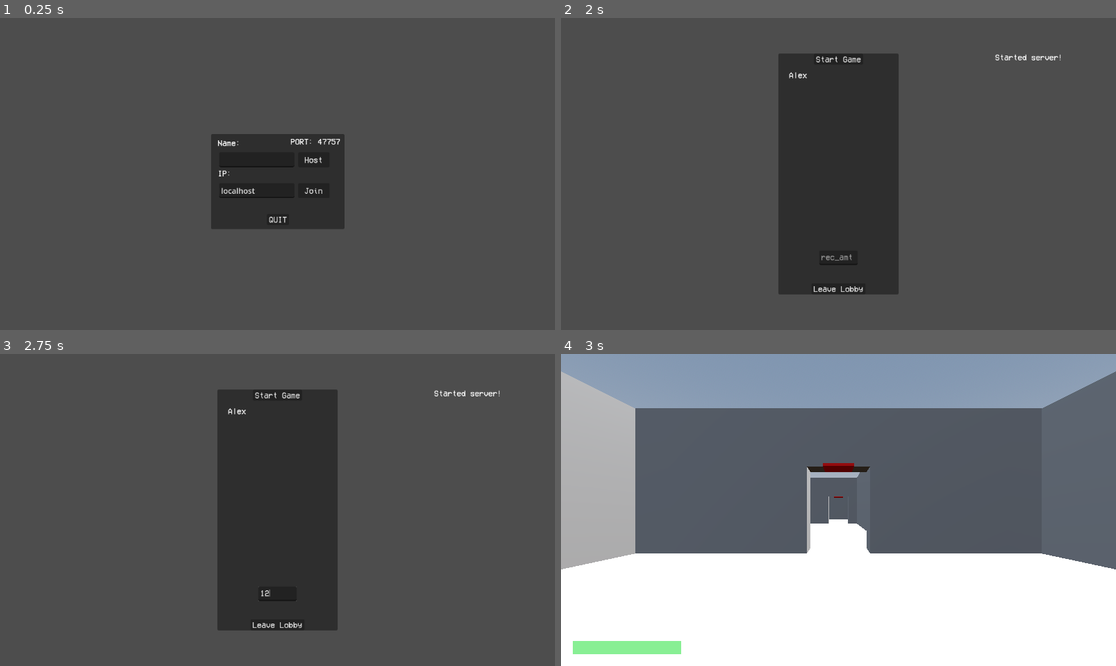
Above: before the commit, frames 1-4 (two rows, left to right).
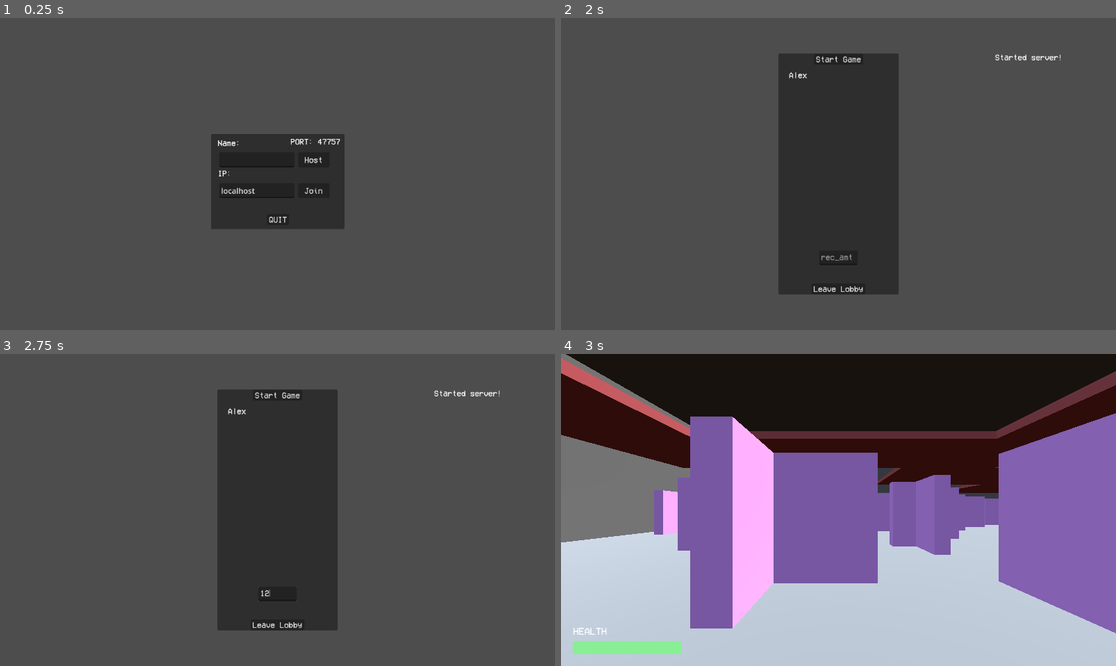
Above: after the commit, the same moments.

Repository: ts-scik/goop-gun
Game: Godot game, scene res://Prefabs/main_scene.tscn
Two runs of this game, one before a commit and one after it. Both use one fixed random seed, a clock stepped at 60 frames per second and the inputs below. The engine's default icon, where the game draws it, is replaced by a stand-in: a white triangle on a blue panel in a dark square.
Inputs (mouse positions are in pixels of both pictures, inside the frame that each line leads up to):
- Up to frame 1 (0.25 s): no input
- Up to frame 2 (2 s): click (816, 158) at 0.52 s; type "Alex" at 0.6 s; click "Host" at 1.25 s
- Up to frame 3 (2.75 s): click (277, 594) at 2.02 s; type "12" at 2.1 s
- Up to frame 4 (3 s): click "Start Game" at 2.75 s

Frames 1-3 are identical in both runs. In frame 4, 99% of the frame differs, in the area x 0-100%, y 0-100%.

Commit message:
added warehouse map, vertical rooms

Diff:
--- /dev/null
+++ b/Prefabs/Level/Rooms/Resources/rm_07.tres
@@ -0,0 +1,10 @@
+[gd_resource type="Resource" script_class="RoomData" load_steps=2 format=3 uid="uid://5i1jjf1afk0l"]
+
+[ext_resource type="Script" uid="uid://de0qtj4ldm061" path="res://Prefabs/Level/Rooms/Resources/room_data.gd" id="1_qr0n3"]
+
+[resource]
+script = ExtResource("1_qr0n3")
+Name = "rm_07-end-stairwell"
+Cells = [[Vector3i(0, 0, 0), [2, 2, 1, 2]], [Vector3i(0, 1, 0), [2, 2, 1, 2]]]
+CW_Rotations = Array[int]([0])
+metadata/_custom_type_script = "uid://de0qtj4ldm061"
--- /dev/null
+++ b/Prefabs/Level/Rooms/Resources/rm_08.tres
@@ -0,0 +1,11 @@
+[gd_resource type="Resource" script_class="RoomData" load_steps=2 format=3 uid="uid://c52asdhywp4gv"]
+
+[ext_resource type="Script" uid="uid://de0qtj4ldm061" path="res://Prefabs/Level/Rooms/Resources/room_data.gd" id="1_st8yo"]
+
+[resource]
+script = ExtResource("1_st8yo")
+Name = "rm_08-warehouse"
+Origin = Vector3i(1, 0, 1)
+Cells = [[Vector3i(1, 0, 1), [1, 2, 2, 1]], [Vector3i(1, 0, 0), [2, 2, 2, 2]], [Vector3i(1, 0, -1), [2, 2, 2, 2]], [Vector3i(0, 0, 1), [2, 2, 2, 2]], [Vector3i(0, 0, 0), [2, 2, 2, 2]], [Vector3i(0, 0, -1), [2, 2, 2, 2]], [Vector3i(-1, 0, 1), [2, 2, 2, 2]], [Vector3i(-1, 0, 0), [2, 1, 2, 2]], [Vector3i(-1, 0, -1), [2, 2, 1, 2]]]
+CW_Rotations = Array[int]([0, 2])
+metadata/_custom_type_script = "uid://de0qtj4ldm061"
--- a/Prefabs/Level/Rooms/Scenes/rm_01-cross.tscn
+++ b/Prefabs/Level/Rooms/Scenes/rm_01-cross.tscn
@@ -26,7 +26,6 @@
 
 [node name="cieling" type="CSGBox3D" parent="RoomCombiner"]
 transform = Transform3D(1, 0, 0, 0, 1, 0, 0, 0, 1, 0, 5.25, 0)
-visible = false
 size = Vector3(15, 0.5, 15)
 
 [node name="wall_W" type="CSGCombiner3D" parent="RoomCombiner"]
--- a/Prefabs/Level/Rooms/Scenes/rm_02-hall.tscn
+++ b/Prefabs/Level/Rooms/Scenes/rm_02-hall.tscn
@@ -8,9 +8,8 @@
 [sub_resource type="BoxMesh" id="BoxMesh_nrgi7"]
 material = SubResource("StandardMaterial3D_vbawm")
 
-[node name="Rm02Hallway" type="Node3D" node_paths=PackedStringArray("PlayerSpawns")]
+[node name="Rm02Hallway" type="Node3D"]
 script = ExtResource("1_a5ewo")
-PlayerSpawns = [NodePath("PlayerSpawns/PlayerSpawn")]
 
 [node name="MeshInstance3D" type="MeshInstance3D" parent="."]
 transform = Transform3D(1, 0, 0, 0, 0.099999964, 0, 0, 0, 1, 0, 2.95, -7)
@@ -25,7 +24,6 @@
 
 [node name="cieling" type="CSGBox3D" parent="RoomCombiner"]
 transform = Transform3D(1, 0, 0, 0, 1, 0, 0, 0, 1, 0, 5.25, 0)
-visible = false
 size = Vector3(15, 0.5, 15)
 
 [node name="wall_W" type="CSGCombiner3D" parent="RoomCombiner"]
@@ -65,7 +63,3 @@
 transform = Transform3D(1, 0, 0, 0, 1, 0, 0, 0, 1, 0, 1.5, 0)
 operation = 2
 size = Vector3(0.5, 3, 2.2)
-
-[node name="PlayerSpawns" type="Node3D" parent="."]
-
-[node name="PlayerSpawn" type="Marker3D" parent="PlayerSpawns"]
--- a/Prefabs/Level/Rooms/Scenes/rm_03-L-turn.tscn
+++ b/Prefabs/Level/Rooms/Scenes/rm_03-L-turn.tscn
@@ -8,9 +8,8 @@
 [sub_resource type="BoxMesh" id="BoxMesh_7lld6"]
 material = SubResource("StandardMaterial3D_178ac")
 
-[node name="Rm03Lturn" type="Node3D" node_paths=PackedStringArray("PlayerSpawns")]
+[node name="Rm03Lturn" type="Node3D"]
 script = ExtResource("1_714ec")
-PlayerSpawns = [NodePath("PlayerSpawns/PlayerSpawn")]
 
 [node name="MeshInstance3D" type="MeshInstance3D" parent="."]
 transform = Transform3D(1, 0, 0, 0, 0.099999964, 0, 0, 0, 1, 0, 2.95, -7)
@@ -25,7 +24,6 @@
 
 [node name="cieling" type="CSGBox3D" parent="RoomCombiner"]
 transform = Transform3D(1, 0, 0, 0, 1, 0, 0, 0, 1, 0, 5.25, 0)
-visible = false
 size = Vector3(15, 0.5, 15)
 
 [node name="wall_W" type="CSGCombiner3D" parent="RoomCombiner"]
@@ -65,7 +63,3 @@
 [node name="wall" type="CSGBox3D" parent="RoomCombiner/wall_N"]
 transform = Transform3D(1, 0, 0, 0, 1, 0, 0, 0, 1, -2.5, 2.5, 1.09278474e-07)
 size = Vector3(5.5, 5, 15)
-
-[node name="PlayerSpawns" type="Node3D" parent="."]
-
-[node name="PlayerSpawn" type="Marker3D" parent="PlayerSpawns"]
--- a/Prefabs/Level/Rooms/Scenes/rm_04-T-connector.tscn
+++ b/Prefabs/Level/Rooms/Scenes/rm_04-T-connector.tscn
@@ -8,9 +8,8 @@
 [sub_resource type="BoxMesh" id="BoxMesh_7lld6"]
 material = SubResource("StandardMaterial3D_178ac")
 
-[node name="Rm04TConnector" type="Node3D" node_paths=PackedStringArray("PlayerSpawns")]
+[node name="Rm04TConnector" type="Node3D"]
 script = ExtResource("1_bqbxi")
-PlayerSpawns = [NodePath("PlayerSpawns/PlayerSpawn")]
 
 [node name="MeshInstance3D" type="MeshInstance3D" parent="."]
 transform = Transform3D(1, 0, 0, 0, 0.099999964, 0, 0, 0, 1, 0, 2.95, -7)
@@ -25,7 +24,6 @@
 
 [node name="cieling" type="CSGBox3D" parent="RoomCombiner"]
 transform = Transform3D(1, 0, 0, 0, 1, 0, 0, 0, 1, 0, 5.25, 0)
-visible = false
 size = Vector3(15, 0.5, 15)
 
 [node name="wall_W" type="CSGCombiner3D" parent="RoomCombiner"]
@@ -70,7 +68,3 @@
 [node name="wall" type="CSGBox3D" parent="RoomCombiner/wall_N"]
 transform = Transform3D(1, 0, 0, 0, 1, 0, 0, 0, 1, -2.5, 2.5, 1.09278474e-07)
 size = Vector3(5.5, 5, 15)
-
-[node name="PlayerSpawns" type="Node3D" parent="."]
-
-[node name="PlayerSpawn" type="Marker3D" parent="PlayerSpawns"]
--- a/Prefabs/Level/Rooms/Scenes/rm_06-big-L-turn.tscn
+++ b/Prefabs/Level/Rooms/Scenes/rm_06-big-L-turn.tscn
@@ -20,7 +20,6 @@
 use_collision = true
 
 [node name="CielContainer" type="CSGCombiner3D" parent="RoomCombiner"]
-visible = false
 
 [node name="cieling" type="CSGBox3D" parent="RoomCombiner/CielContainer"]
 transform = Transform3D(1, 0, 0, 0, 1, 0, 0, 0, 1, 0, 5.25, -15)
--- /dev/null
+++ b/Prefabs/Level/Rooms/Scenes/rm_07-end-stairwell.tscn
@@ -0,0 +1,94 @@
+[gd_scene load_steps=4 format=3 uid="uid://bgu1ykpmr78m2"]
+
+[ext_resource type="Script" uid="uid://07gywnyf8aq6" path="res://Prefabs/Level/room.gd" id="1_h16g4"]
+
+[sub_resource type="StandardMaterial3D" id="StandardMaterial3D_vbawm"]
+albedo_color = Color(1, 0, 0, 1)
+
+[sub_resource type="BoxMesh" id="BoxMesh_nrgi7"]
+material = SubResource("StandardMaterial3D_vbawm")
+
+[node name="Rm07SEndStairwell" type="Node3D" node_paths=PackedStringArray("PlayerSpawns")]
+script = ExtResource("1_h16g4")
+PlayerSpawns = [NodePath("PlayerSpawns/PlayerSpawn")]
+
+[node name="MeshInstance3D" type="MeshInstance3D" parent="."]
+transform = Transform3D(1, 0, 0, 0, 0.099999964, 0, 0, 0, 1, 0, 2.95, -7)
+mesh = SubResource("BoxMesh_nrgi7")
+
+[node name="RoomCombiner" type="CSGCombiner3D" parent="."]
+use_collision = true
+
+[node name="cieling" type="CSGBox3D" parent="RoomCombiner"]
+transform = Transform3D(1, 0, 0, 0, 1, 0, 0, 0, 1, 0, 15.25, 0)
+size = Vector3(15, 0.5, 15)
+
+[node name="floor" type="CSGBox3D" parent="RoomCombiner"]
+transform = Transform3D(1, 0, 0, 0, 1, 0, 0, 0, 1, 0, -0.25, 0)
+size = Vector3(15, 0.5, 15)
+
+[node name="Stairs" type="CSGCombiner3D" parent="RoomCombiner"]
+transform = Transform3D(1, 0, 0, 0, 1, 0, 0, 0, 1, 5, 0, 0)
+
+[node name="stair" type="CSGBox3D" parent="RoomCombiner/Stairs"]
+transform = Transform3D(1, 0, 0, 0, 1, 0, 0, 0, 1, 0, 5, 0.75)
+size = Vector3(4, 10, 12.5)
+
+[node name="stairsub" type="CSGBox3D" parent="RoomCombiner/Stairs"]
+transform = Transform3D(1, 0, 0, 0, 0.7071067, 0.7071067, 0, -0.7071067, 0.7071067, 0, 7.464, -2.138)
+operation = 2
+size = Vector3(4, 7.9, 15.5)
+
+[node name="wall_W" type="CSGCombiner3D" parent="RoomCombiner"]
+transform = Transform3D(1, 0, 0, 0, 1, 0, 0, 0, 1, 4.05, 0, 0)
+
+[node name="wall" type="CSGBox3D" parent="RoomCombiner/wall_W"]
+transform = Transform3D(1, 0, 0, 0, 1, 0, 0, 0, 1, 3.1999998, 7.5, 0)
+size = Vector3(0.5, 15, 15)
+
+[node name="wall_E" type="CSGCombiner3D" parent="RoomCombiner"]
+transform = Transform3D(-1, 0, -8.742278e-08, 0, 1, 0, 8.742278e-08, 0, -1, -4.0499997, 0, 0)
+
+[node name="wall" type="CSGBox3D" parent="RoomCombiner/wall_E"]
+transform = Transform3D(1, 0, 0, 0, 1, 0, 0, 0, 1, 3.2, 7.5, 0)
+size = Vector3(0.5, 15, 15)
+
+[node name="wall_S" type="CSGCombiner3D" parent="RoomCombiner"]
+transform = Transform3D(-4.371139e-08, 0, 1, 0, 1, 0, -1, 0, -4.371139e-08, 0, 0, -7.25)
+
+[node name="wall" type="CSGBox3D" parent="RoomCombiner/wall_S"]
+transform = Transform3D(1, 0, 0, 0, 1, 0, 0, 0, 1, 0, 7.499999, 0)
+size = Vector3(0.5, 15, 14)
+
+[node name="doorway" type="CSGBox3D" parent="RoomCombiner/wall_S"]
+transform = Transform3D(1, 0, 0, 0, 1, 0, 0, 0, 1, 0, 1.5, 0)
+operation = 2
+size = Vector3(0.5, 3, 2.2)
+
+[node name="doorway2" type="CSGBox3D" parent="RoomCombiner/wall_S"]
+transform = Transform3D(1, 0, 0, 0, 1, 0, 0, 0, 1, 0, 11.5, 0)
+operation = 2
+size = Vector3(0.5, 3, 2.2)
+
+[node name="wall_N" type="CSGCombiner3D" parent="RoomCombiner"]
+transform = Transform3D(-4.371139e-08, 0, -1, 0, 1, 0, 1, 0, -4.371139e-08, 0, 0, 7.25)
+
+[node name="wall" type="CSGBox3D" parent="RoomCombiner/wall_N"]
+transform = Transform3D(1, 0, 0, 0, 1, 0, 0, 0, 1, 0, 7.5, 0)
+size = Vector3(0.5, 15, 14)
+
+[node name="midfloor" type="CSGCombiner3D" parent="RoomCombiner"]
+transform = Transform3D(1, 0, 0, 0, 1, 0, 0, 0, 1, 0, 10, 0)
+
+[node name="floor2" type="CSGBox3D" parent="RoomCombiner/midfloor"]
+transform = Transform3D(1, 0, 0, 0, 1, 0, 0, 0, 1, 0, -0.25, 0)
+size = Vector3(14, 0.5, 14)
+
+[node name="floorhole" type="CSGBox3D" parent="RoomCombiner/midfloor"]
+transform = Transform3D(1, 0, 0, 0, 1, 0, 0, 0, 1, 5, -0.5, 2.5)
+operation = 2
+size = Vector3(4, 1, 9)
+
+[node name="PlayerSpawns" type="Node3D" parent="."]
+
+[node name="PlayerSpawn" type="Marker3D" parent="PlayerSpawns"]
--- /dev/null
+++ b/Prefabs/Level/Rooms/Scenes/rm_08-warehouse.tscn
@@ -0,0 +1,110 @@
+[gd_scene load_steps=4 format=3 uid="uid://d4g7iah74oid1"]
+
+[ext_resource type="PackedScene" uid="uid://0d4aof4spj0p" path="res://Prefabs/Level/warehouse_csg.tscn" id="1_55axm"]
+[ext_resource type="Script" uid="uid://07gywnyf8aq6" path="res://Prefabs/Level/room.gd" id="1_ni0dq"]
+
+[sub_resource type="StandardMaterial3D" id="StandardMaterial3D_bvki4"]
+albedo_color = Color(0.389287, 0.389287, 0.389287, 1)
+
+[node name="Rm08Warehouse" type="Node3D" node_paths=PackedStringArray("PlayerSpawns", "BarrelSpawns")]
+script = ExtResource("1_ni0dq")
+PlayerSpawns = [NodePath("PlayerSpawns/PlayerSpawn"), NodePath("PlayerSpawns/PlayerSpawn2"), NodePath("PlayerSpawns/PlayerSpawn3")]
+BarrelSpawns = [NodePath("BarrelSpawns/BarrelSpawn")]
+
+[node name="WarehouseCSG" parent="." instance=ExtResource("1_55axm")]
+transform = Transform3D(1, 0, 0, 0, 1, 0, 0, 0, 1, 10, 0, 10)
+
+[node name="boundary" type="CSGCombiner3D" parent="."]
+use_collision = true
+
+[node name="exterior" type="CSGCombiner3D" parent="boundary"]
+
+[node name="floor" type="CSGBox3D" parent="boundary/exterior"]
+transform = Transform3D(1, 0, 0, 0, 1, 0, 0, 0, 1, 0, -0.25, 0)
+size = Vector3(45, 0.5, 45)
+material = SubResource("StandardMaterial3D_bvki4")
+
+[node name="wall_N_combiner" type="CSGCombiner3D" parent="boundary/exterior"]
+transform = Transform3D(1, 0, 0, 0, 1, 0, 0, 0, 1, 0, 0, 22.25)
+
+[node name="wall_N" type="CSGBox3D" parent="boundary/exterior/wall_N_combiner"]
+transform = Transform3D(1, 0, 0, 0, 1, 0, 0, 0, 1, 0, 4.8, 0)
+size = Vector3(45, 9.6, 0.5)
+material = SubResource("StandardMaterial3D_bvki4")
+
+[node name="doorway" type="CSGBox3D" parent="boundary/exterior/wall_N_combiner"]
+transform = Transform3D(-4.371139e-08, 0, -1, 0, 1, 0, 1, 0, -4.371139e-08, 15, 1.5, 0)
+operation = 2
+size = Vector3(0.7, 3, 2.2)
+
+[node name="wall_W_combiner" type="CSGCombiner3D" parent="boundary/exterior"]
+transform = Transform3D(1, 0, 0, 0, 1, 0, 0, 0, 1, 22.25, 0, 0)
+
+[node name="wall_W" type="CSGBox3D" parent="boundary/exterior/wall_W_combiner"]
+transform = Transform3D(1, 0, 0, 0, 1, 0, 0, 0, 1, 0, 4.8, 0)
+size = Vector3(0.5, 9.6, 44)
+material = SubResource("StandardMaterial3D_bvki4")
+
+[node name="doorway" type="CSGBox3D" parent="boundary/exterior/wall_W_combiner"]
+transform = Transform3D(-4.371139e-08, 0, -1, 0, 1, 0, 1, 0, -4.371139e-08, 0, 1.5, 15)
+operation = 2
+size = Vector3(2.2, 3, 0.7)
+
+[node name="wall_S_combiner" type="CSGCombiner3D" parent="boundary/exterior"]
+transform = Transform3D(1, 0, 0, 0, 1, 0, 0, 0, 1, 0, 0, -22.25)
+
+[node name="wall_S" type="CSGBox3D" parent="boundary/exterior/wall_S_combiner"]
+transform = Transform3D(1, 0, 0, 0, 1, 0, 0, 0, 1, 0, 4.8, 0)
+size = Vector3(45, 9.6, 0.5)
+material = SubResource("StandardMaterial3D_bvki4")
+
+[node name="doorway" type="CSGBox3D" parent="boundary/exterior/wall_S_combiner"]
+transform = Transform3D(-4.371139e-08, 0, -1, 0, 1, 0, 1, 0, -4.371139e-08, -15, 1.5, 0)
+operation = 2
+size = Vector3(0.7, 3, 2.2)
+
+[node name="wall_E_combiner" type="CSGCombiner3D" parent="boundary/exterior"]
+transform = Transform3D(1, 0, 0, 0, 1, 0, 0, 0, 1, -22.25, 0, 0)
+
+[node name="wall_E" type="CSGBox3D" parent="boundary/exterior/wall_E_combiner"]
+transform = Transform3D(1, 0, 0, 0, 1, 0, 0, 0, 1, 0, 4.8, 0)
+size = Vector3(0.5, 9.6, 44)
+material = SubResource("StandardMaterial3D_bvki4")
+
+[node name="doorway" type="CSGBox3D" parent="boundary/exterior/wall_E_combiner"]
+transform = Transform3D(-4.371139e-08, 0, -1, 0, 1, 0, 1, 0, -4.371139e-08, 0, 1.5, 0)
+operation = 2
+size = Vector3(2.2, 3, 0.7)
+
+[node name="interior" type="CSGCombiner3D" parent="boundary"]
+
+[node name="CSGBox3D" type="CSGBox3D" parent="boundary/interior"]
+transform = Transform3D(1, 0, 0, 0, 1, 0, 0, 0, 1, -17, 3, 5.5000005)
+size = Vector3(10, 6, 1)
+material = SubResource("StandardMaterial3D_bvki4")
+
+[node name="CSGBox3D3" type="CSGBox3D" parent="boundary/interior"]
+transform = Transform3D(1, 0, 0, 0, 1, 0, 0, 0, 1, -5.9, 3, 16)
+size = Vector3(1, 6, 12)
+material = SubResource("StandardMaterial3D_bvki4")
+
+[node name="CSGBox3D2" type="CSGBox3D" parent="boundary/interior"]
+transform = Transform3D(1, 0, 0, 0, 1, 0, 0, 0, 1, 19.999998, 3, -0.49999976)
+size = Vector3(4, 6, 1)
+material = SubResource("StandardMaterial3D_bvki4")
+
+[node name="PlayerSpawns" type="Node3D" parent="."]
+
+[node name="PlayerSpawn" type="Marker3D" parent="PlayerSpawns"]
+transform = Transform3D(0.9659258, 0, -0.25881904, 0, 1, 0, 0.25881904, 0, 0.9659258, 12.4, 0, 5.5000005)
+
+[node name="PlayerSpawn2" type="Marker3D" parent="PlayerSpawns"]
+transform = Transform3D(0.25881895, 0, 0.9659258, 0, 1, 0, -0.9659258, 0, 0.25881895, -2.3000002, 3.5, 6.5000005)
+
+[node name="PlayerSpawn3" type="Marker3D" parent="PlayerSpawns"]
+transform = Transform3D(0.70710677, 0, -0.70710653, 0, 1, 0, 0.70710653, 0, 0.70710677, 14.000001, 3.5, -16.1)
+
+[node name="BarrelSpawns" type="Node3D" parent="."]
+
+[node name="BarrelSpawn" type="Marker3D" parent="BarrelSpawns"]
+transform = Transform3D(1, 0, 0, 0, 1, 0, 0, 0, 1, 5, 3.5000002, 5.6)
--- a/Prefabs/Level/boundary_guide.tscn
+++ b/Prefabs/Level/boundary_guide.tscn
@@ -7,11 +7,34 @@
 
 [sub_resource type="BoxMesh" id="BoxMesh_rj0h7"]
 material = SubResource("StandardMaterial3D_xpn68")
-size = Vector3(15, 15, 15)
+size = Vector3(15, 10, 15)
+
+[sub_resource type="StandardMaterial3D" id="StandardMaterial3D_rj0h7"]
+albedo_color = Color(0, 1, 1, 1)
+
+[sub_resource type="BoxMesh" id="BoxMesh_pbm0x"]
+material = SubResource("StandardMaterial3D_rj0h7")
+size = Vector3(0.5, 3, 2.2)
 
 [node name="BoundaryGuide" type="Node3D"]
 
-[node name="MeshInstance3D" type="MeshInstance3D" parent="."]
-transform = Transform3D(1, 0, 0, 0, 1, 0, 0, 0, 1, 0, 7, 0)
+[node name="box" type="MeshInstance3D" parent="."]
+transform = Transform3D(1, 0, 0, 0, 1, 0, 0, 0, 1, 0, 5, 0)
 mesh = SubResource("BoxMesh_rj0h7")
 skeleton = NodePath("../..")
+
+[node name="door" type="MeshInstance3D" parent="."]
+transform = Transform3D(1, 0, 0, 0, 1, 0, 0, 0, 1, 7.25, 1.5, 0)
+mesh = SubResource("BoxMesh_pbm0x")
+
+[node name="door2" type="MeshInstance3D" parent="."]
+transform = Transform3D(1, 0, 0, 0, 1, 0, 0, 0, 1, -7.25, 1.5, 0)
+mesh = SubResource("BoxMesh_pbm0x")
+
+[node name="door3" type="MeshInstance3D" parent="."]
+transform = Transform3D(-4.371139e-08, 0, 1, 0, 1, 0, -1, 0, -4.371139e-08, 0, 1.5, 7.25)
+mesh = SubResource("BoxMesh_pbm0x")
+
+[node name="door4" type="MeshInstance3D" parent="."]
+transform = Transform3D(-4.371139e-08, 0, 1, 0, 1, 0, -1, 0, -4.371139e-08, 0, 1.5, -7.25)
+mesh = SubResource("BoxMesh_pbm0x")
--- a/Prefabs/Level/warehouse_csg.tscn
+++ b/Prefabs/Level/warehouse_csg.tscn
@@ -55,8 +55,8 @@
 material = SubResource("StandardMaterial3D_73npy")
 
 [node name="CSGBox3D5" type="CSGBox3D" parent="firstwarehouse"]
-transform = Transform3D(1, 0, 0, 0, 1, 0, 0, 0, 1, -18.7, 1, -3.675)
-size = Vector3(1.9, 1.6, 4.15)
+transform = Transform3D(1, 0, 0, 0, 1, 0, 0, 0, 1, -18.725, 1, -3.725)
+size = Vector3(1.9, 1.6, 4.2000003)
 material = SubResource("StandardMaterial3D_pplnx")
 
 [node name="CSGBox3D6" type="CSGBox3D" parent="firstwarehouse"]
@@ -161,7 +161,7 @@
 material = SubResource("StandardMaterial3D_73npy")
 
 [node name="CSGBox3D15" type="CSGBox3D" parent="firstwarehouse/CSGCombiner3D"]
-transform = Transform3D(1, 0, 0, 0, 0.819152, -0.573576, 0, 0.573576, 0.819152, -1.7, 0.125, -0.574999)
+transform = Transform3D(1, 0, 0, 0, 0.819152, -0.573576, 0, 0.573576, 0.819152, -1.7000008, 0.125, -0.67499876)
 operation = 2
 size = Vector3(1.9, 0.45, 1.35)
 material = SubResource("StandardMaterial3D_73npy")
@@ -180,7 +180,7 @@
 material = SubResource("StandardMaterial3D_lptgy")
 
 [node name="Ramp2" type="CSGCombiner3D" parent="firstwarehouse"]
-transform = Transform3D(-4.37114e-08, 0, -1, 0, 1, 0, 1, 0, -4.37114e-08, -18.7, 2.65, -4.5)
+transform = Transform3D(-4.37114e-08, 0, -1, 0, 1, 0, 1, 0, -4.37114e-08, -18.7, 2.65, -4.6)
 
 [node name="CSGBox3D8" type="CSGBox3D" parent="firstwarehouse/Ramp2"]
 size = Vector3(2.45, 1.7, 1.85)
--- a/Scripts/Player/player.gd
+++ b/Scripts/Player/player.gd
@@ -77,15 +77,14 @@
 		velocity.y += JUMP_VELOCITY
 
 	# TODO DEBUG
-	"""
-	if(1==1):
+	if(1==0):
 		var flyspeed = 1000
 		velocity.y = 0
 		if Input.is_action_pressed("jump"):
 			velocity.y = delta*flyspeed
 		elif Input.is_action_pressed("crouch"):
 			velocity.y = -delta*flyspeed
-	"""
+
 
 	# Handle movement inputs
 	# TODO: update so we're not directly modifying velocity, add inertia, etc
@@ -146,9 +145,11 @@
 		if(!has_node("/root/MainScene/World")):
 			position = Vector3.ZERO
 		else:
-			var positions : Array = get_node("/root/MainScene/World").player_spawn_positions
-			var selection = randi_range(0, positions.size()-1)
-			position = positions[selection].global_position
+			var spawns : Array = get_node("/root/MainScene/World").player_spawn_positions
+			var selection = randi_range(0, spawns.size()-1)
+			var chosen_spawn : Marker3D = spawns[selection]
+			self.global_position = chosen_spawn.global_position
+			self.global_rotation.y = chosen_spawn.global_rotation.y
 		HUD.update_health(health)
 	if(NetworkManager.players_dict.has(int(shooter))):
 		print("i am dead! killed by the evil ",shooter)
--- a/Scripts/world.gd
+++ b/Scripts/world.gd
@@ -34,7 +34,9 @@
 ## Function for spawning in a player with given pid
 func spawn_player(authority_pid : int) -> void:
 	var player : PlayerController = player_spawner.spawn(authority_pid)
-	player.global_position = player_spawn_positions[randi_range(0,player_spawn_positions.size()-1)].global_position
+	var chosen_spawn : Marker3D = player_spawn_positions[randi_range(0,player_spawn_positions.size()-1)]
+	player.global_position = chosen_spawn.global_position
+	player.global_rotation.y = chosen_spawn.global_rotation.y
 
 
 ## Function for spawning in relevant entities
@@ -60,10 +62,10 @@
 func generate_world_data() -> Array:
 	# TODO: move this
 	# Populate an array with our possible rooms + their data
-	var room_names = ["rm_01","rm_02","rm_03","rm_04","rm_05","rm_06"]
+	var room_names = ["rm_01","rm_02","rm_03","rm_04","rm_05","rm_06","rm_07","rm_08"]
 	for n in room_names:
 		rooms.append(load("res://Prefabs/Level/Rooms/Resources/"+n+".tres"))
-	var main_room = rooms[0]
+	var main_room = rooms[7]
 
 	# Set up our world data storage
 	var world_data = []
@@ -276,5 +278,5 @@
 
 ## Converts world_data grid position to real coordinates
 func grid_to_world(pos : Vector3i) -> Vector3:
-	var grid_size = 15
-	return Vector3(pos.x*grid_size, pos.y*grid_size, pos.z*grid_size)
+	var grid_size = Vector3i(15,10,15)
+	return Vector3(pos.x*grid_size.x, pos.y*grid_size.y, pos.z*grid_size.z)
Not shown: 1 places in Prefabs/Level/boundary_guide.tscn that only renumber resources
